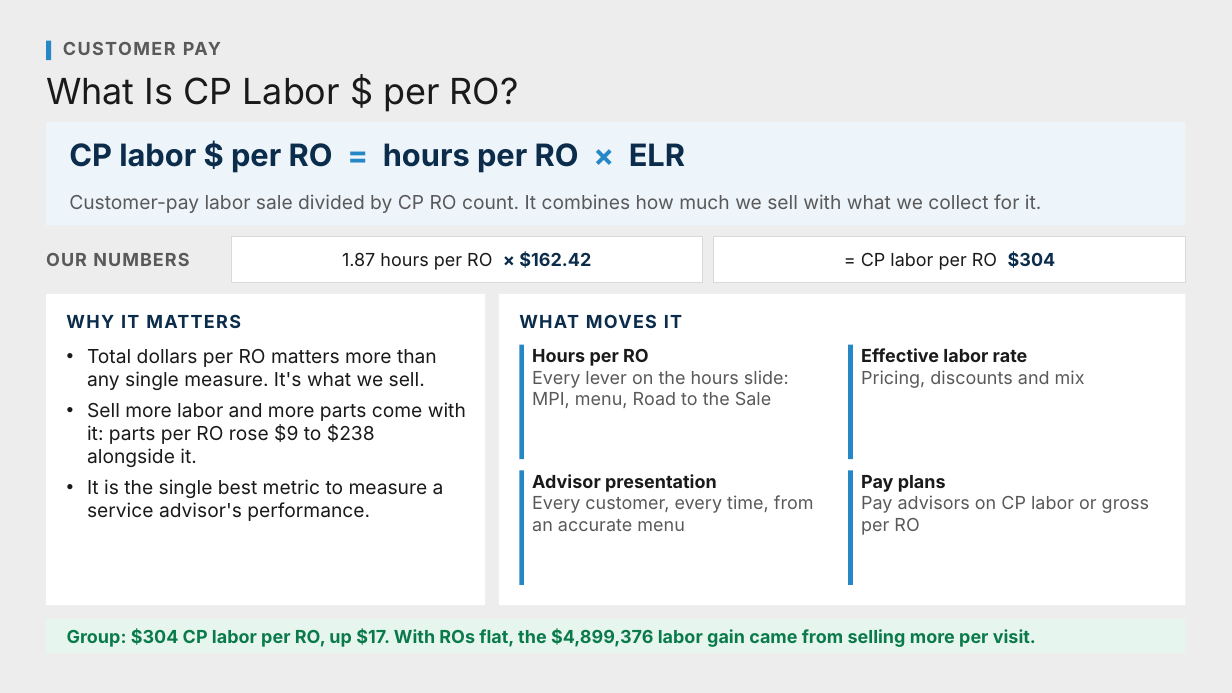
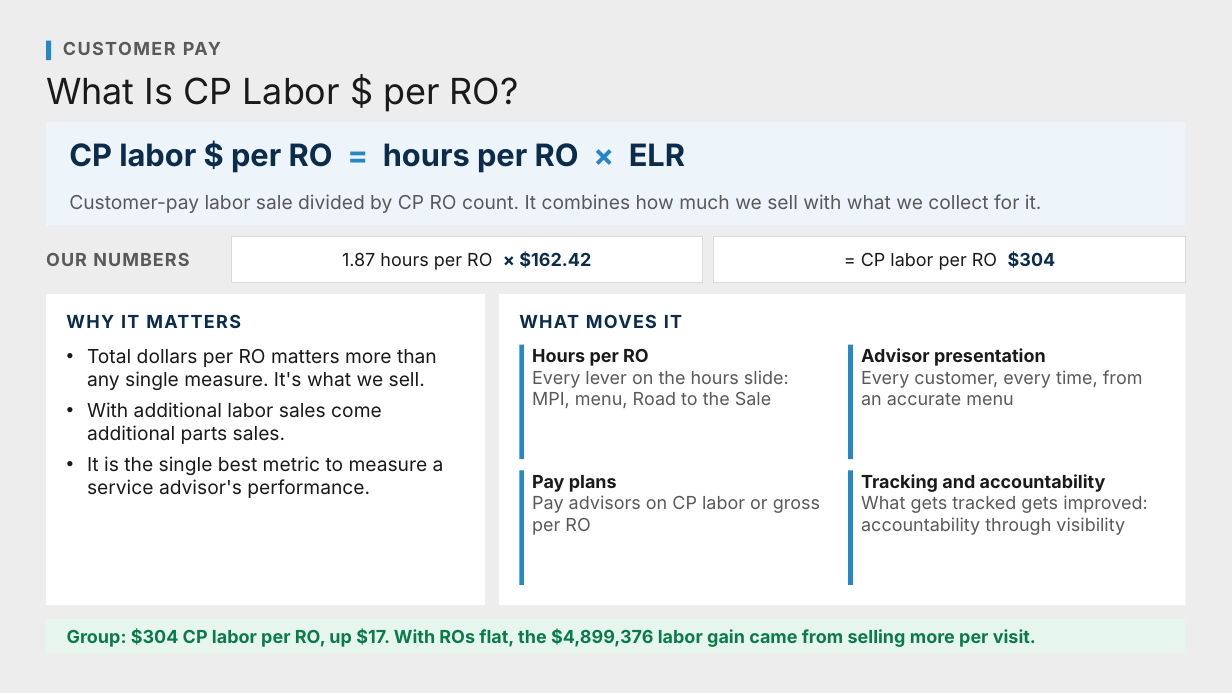
Before and after one commit to Ndresner/Noah, a slide deck: slide 63 of day2-deck/decks/Fixed Ops - Day 2 Example Test Deck.pptx (slide 65 before the commit). Drawn at 1232x693 pixels with LibreOffice and Linux fonts; fonts in the diff are those of the drawing. Boxes give left, top, right and bottom in pixels: in the first picture for what was removed or moved away, otherwise in the second. Text is boxed around its words. In the diff, an @@ line names an element or a change of style, - is before the commit and + after.

```diff
--- a/day2-deck/decks/Fixed Ops - Day 2 Example Test Deck.pptx
+++ b/day2-deck/decks/Fixed Ops - Day 2 Example Test Deck.pptx
@@ text at (861, 348, 1143, 405): text changed @@
-Effective labor rate
-Pricing, discounts and mix
+Advisor presentation
+Every customer, every time, from an accurate menu
@@ text at (87, 402, 382, 444): text changed @@
-• Sell more labor and more parts come with it: parts per RO rose $9 to $238 alongside it.
+• With additional labor sales come additional parts sales.
@@ text at (532, 475, 820, 535): text changed @@
-Advisor presentation
-Every customer, every time, from an accurate menu
+Pay plans
+Pay advisors on CP labor or gross per RO
@@ text at (861, 474, 1148, 535): text changed @@
-Pay plans
-Pay advisors on CP labor or gross per RO
+Tracking and accountability
+What gets tracked gets improved: accountability through visibility
```
Also in this commit, not shown: 7 other slides changed, 1 slide added, 3 slides removed, 10 other files.
